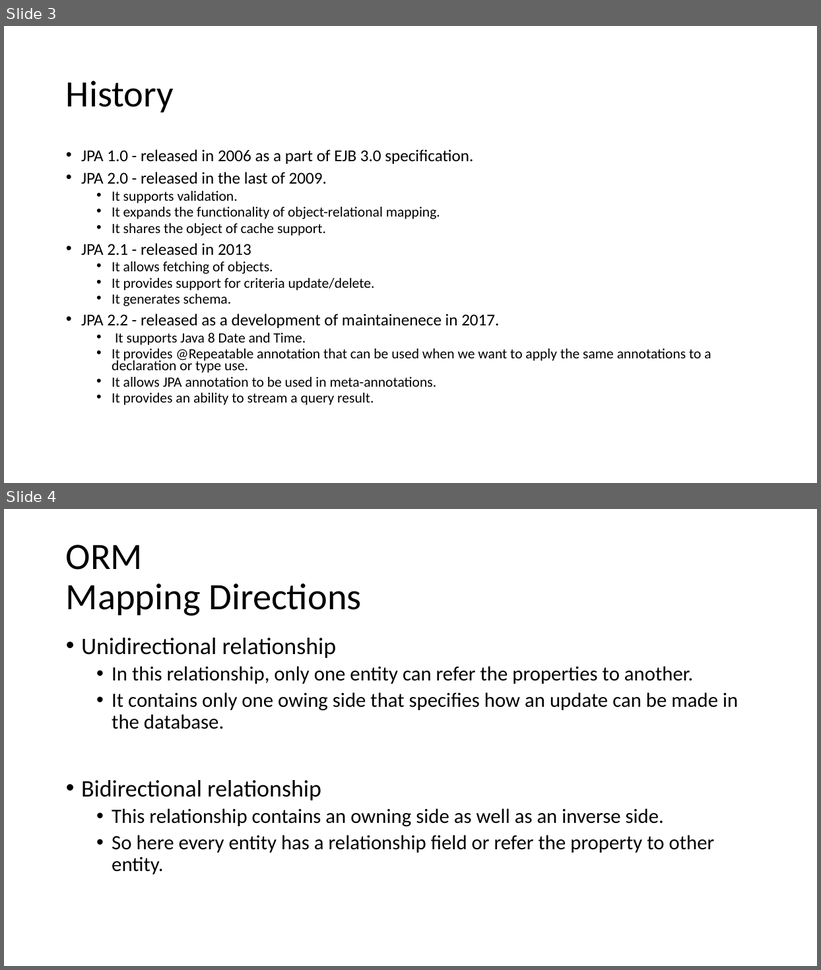
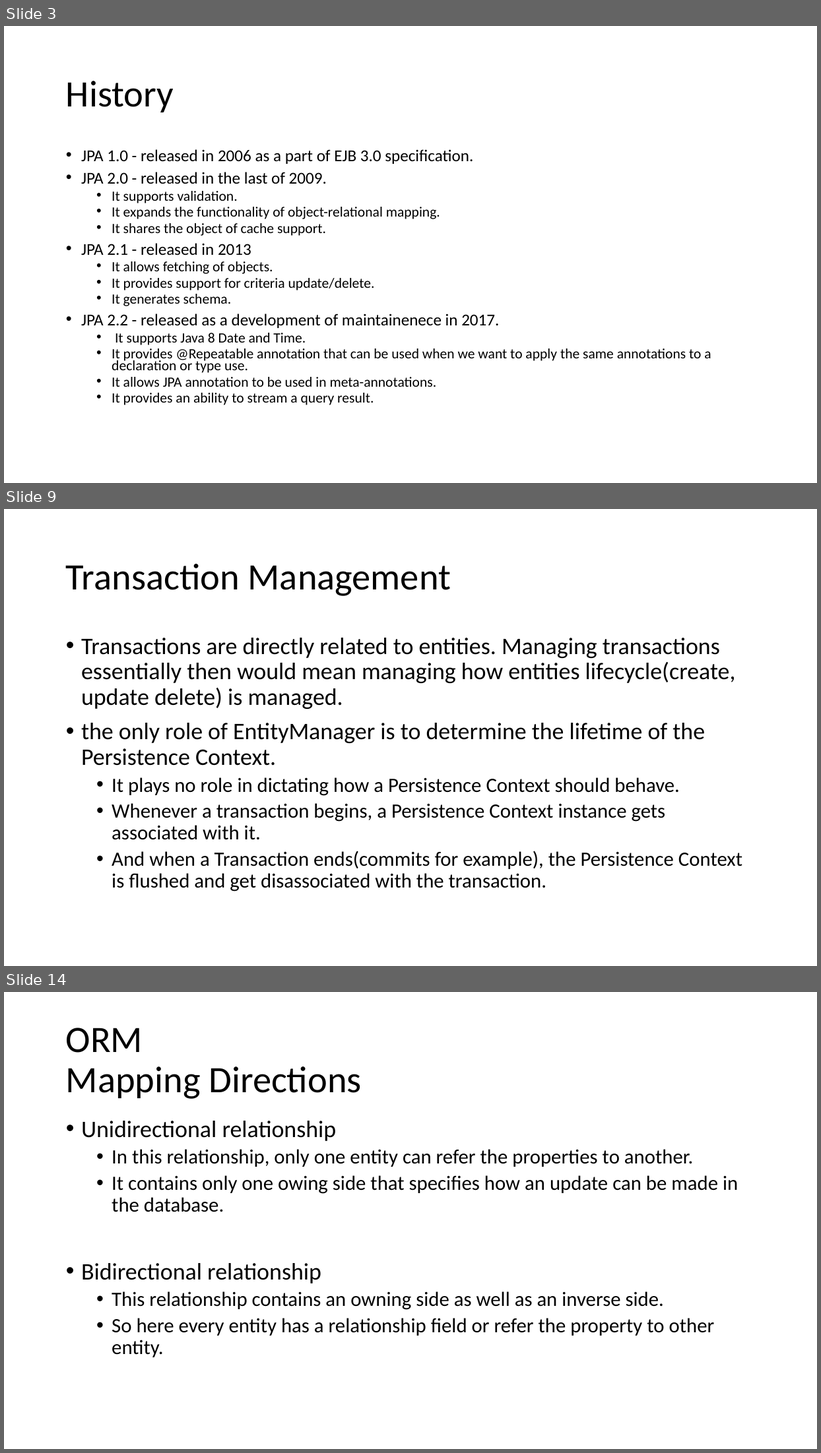
Before and after one commit to lawren43/mytest-repo, a slide deck: test-springmvc/doc/20181018-Spring JPA.pptx. Shown one above the other, each under a label of ours: slides 3 and 4 before the commit, slides 3, 9 and 14 after it; the slides between them are not shown. The pictures are 821x970 and 821x1453 pixels, drawn with LibreOffice and Linux fonts; fonts in the diff are those of the drawing. Boxes give left, top, right and bottom in pixels: in the first picture for what was removed or moved away, otherwise in the second. Text is boxed around its words. In the diff, an @@ line names an element or a change of style, - is before the commit and + after.

```diff
--- a/test-springmvc/doc/20181018-Spring JPA.pptx
+++ b/test-springmvc/doc/20181018-Spring JPA.pptx
@@ slide 9 added at (4, 509, 817, 966), background #FFFFFF @@
@@ title added at (66, 564, 451, 596), 44 pt, text #000000 @@
+Transaction Management
@@ text added at (81, 638, 743, 892), 24 pt, text #000000 @@
+• Transactions are directly related to entities. Managing transactions essentially then would mean managing how entities lifecycle(create, update delete) is managed.
+• the only role of EntityManager is to determine the lifetime of the Persistence Context.
+  • It plays no role in dictating how a Persistence Context should behave.
+  • Whenever a transaction begins, a Persistence Context instance gets associated with it.
+  • And when a Transaction ends(commits for example), the Persistence Context is flushed and get disassociated with the transaction.
@@ what was slide 4 is now slide 14 @@
```
Also in this commit, not shown: 2 slides changed, 13 other slides added, 1 slide removed, 3 other files.
